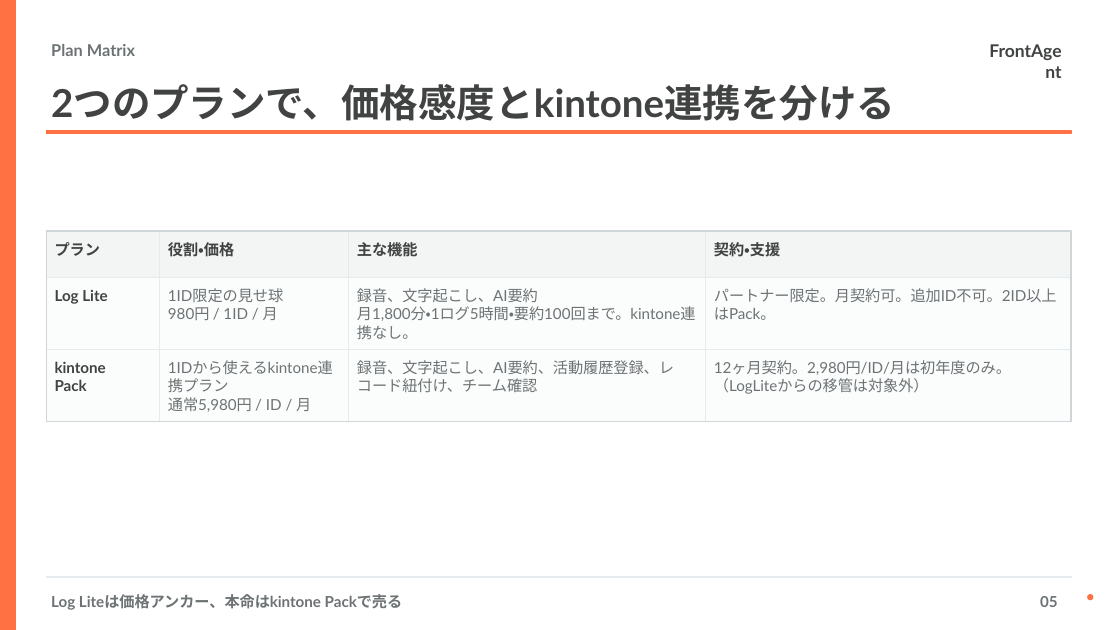
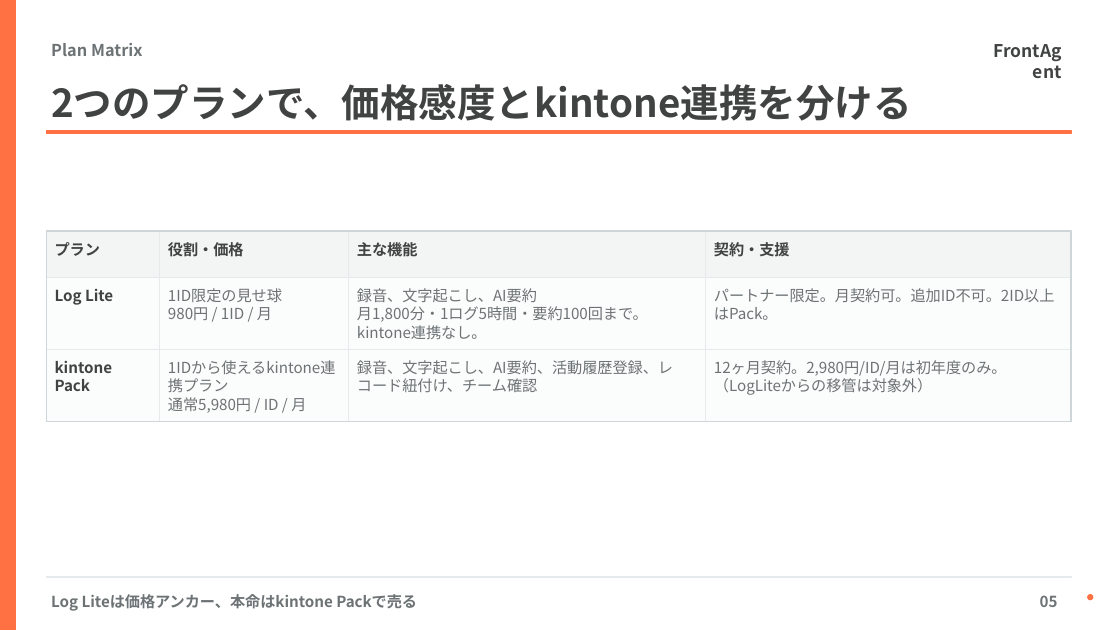
Before and after one commit to zumizumi-3/zumi-dev-lab, a slide deck: slide 5 of deck-system/decks/umee-sbcs-kintone-plan/exports/umee-sbcs-kintone-plan-editable.pptx. Drawn at 1120x630 pixels with LibreOffice and Linux fonts; fonts in the diff are those of the drawing. Boxes give left, top, right and bottom in pixels: in the first picture for what was removed or moved away, otherwise in the second. Text is boxed around its words. In the diff, an @@ line names an element or a change of style, - is before the commit and + after.

```diff
--- a/deck-system/decks/umee-sbcs-kintone-plan/exports/umee-sbcs-kintone-plan-editable.pptx
+++ b/deck-system/decks/umee-sbcs-kintone-plan/exports/umee-sbcs-kintone-plan-editable.pptx
@@ font Lato to Noto Sans CJK JP in 14 elements at <box>168,242,244,257</box>, <box>714,242,790,257</box>, <box>55,289,113,305</box>, <box>168,288,282,320</box>, <box>357,288,648,339</box>, <box>714,288,1055,320</box>, <box>55,361,113,391</box>, <box>168,397,306,413</box>, <box>357,360,673,392</box>, <box>714,360,1007,395</box>, <box>51,43,142,56</box>, <box>983,35,1067,60</box>, <box>51,84,911,121</box>, <box>51,594,417,611</box> @@
```
Also in this commit, not shown: 10 other slides changed, 18 other files.
